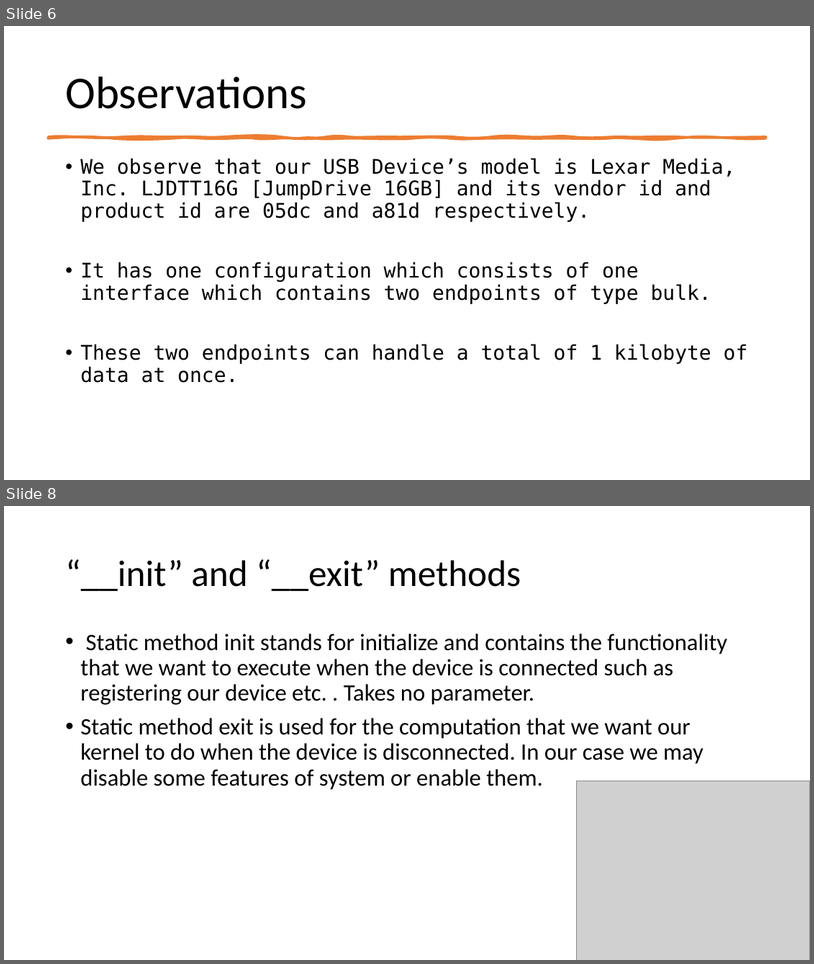
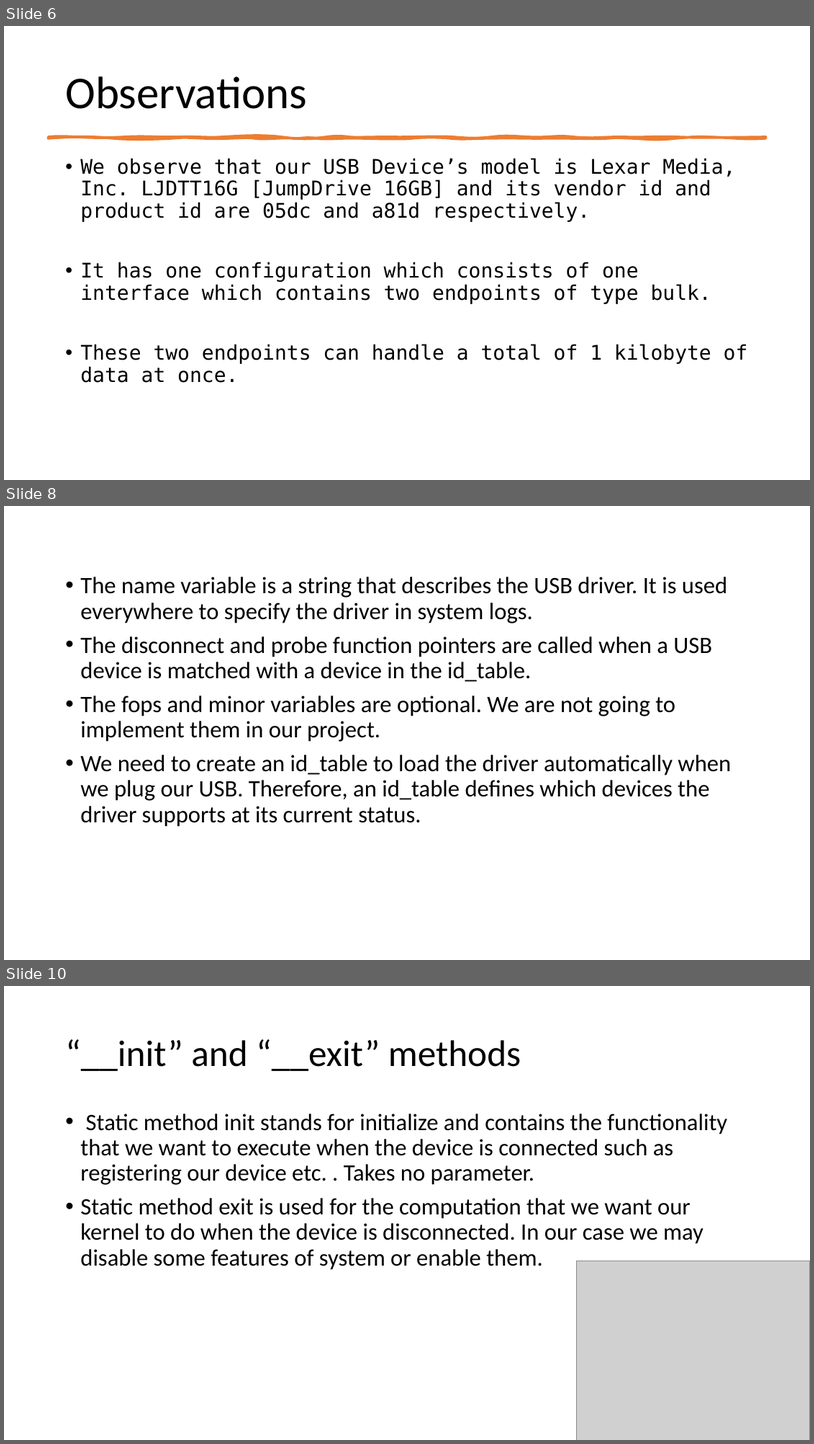
Before and after one commit to hasancpp/CS350-Operating-Systems-Project, a slide deck: progress_report.pptx. Shown one above the other, each under a label of ours: slides 6 and 8 before the commit, slides 6, 8 and 10 after it; the slides between them are not shown. The pictures are 814x964 and 814x1444 pixels, drawn with LibreOffice and Linux fonts; fonts in the diff are those of the drawing; grey boxes stand for pictures. Boxes give left, top, right and bottom in pixels: in the first picture for what was removed or moved away, otherwise in the second. Text is boxed around its words. In the diff, an @@ line names an element or a change of style, - is before the commit and + after.

Commit message:
Added the structure of my_usb and the device table.

```diff
--- a/progress_report.pptx
+++ b/progress_report.pptx
@@ slide 8 added at [4,506,810,960], background #FFFFFF @@
@@ text added at [80,577,731,826], 28 pt, text #000000 @@
+• The name variable is a string that describes the USB driver. It is used everywhere to specify the driver in system logs.
+• The disconnect and probe function pointers are called when a USB device is matched with a device in the id_table.
+• The fops and minor variables are optional. We are not going to implement them in our project.
+• We need to create an id_table to load the driver automatically when we plug our USB. Therefore, an id_table defines which devices the driver supports at its current status.
@@ what was slide 8 is now slide 10 @@
```
Also in this commit, not shown: 1 slide changed, 1 other slide added.
